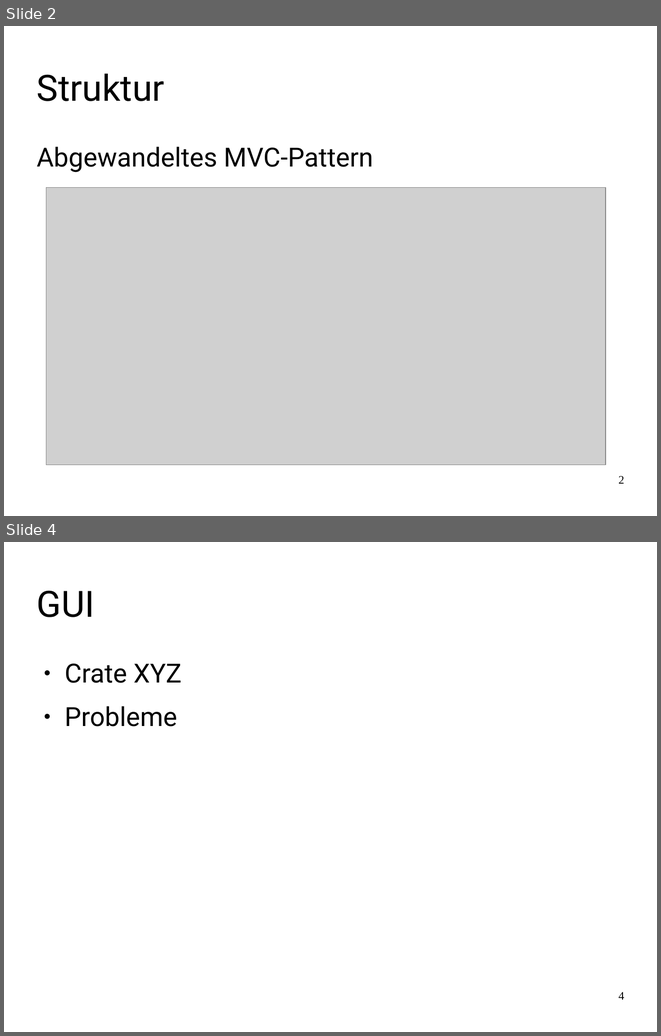
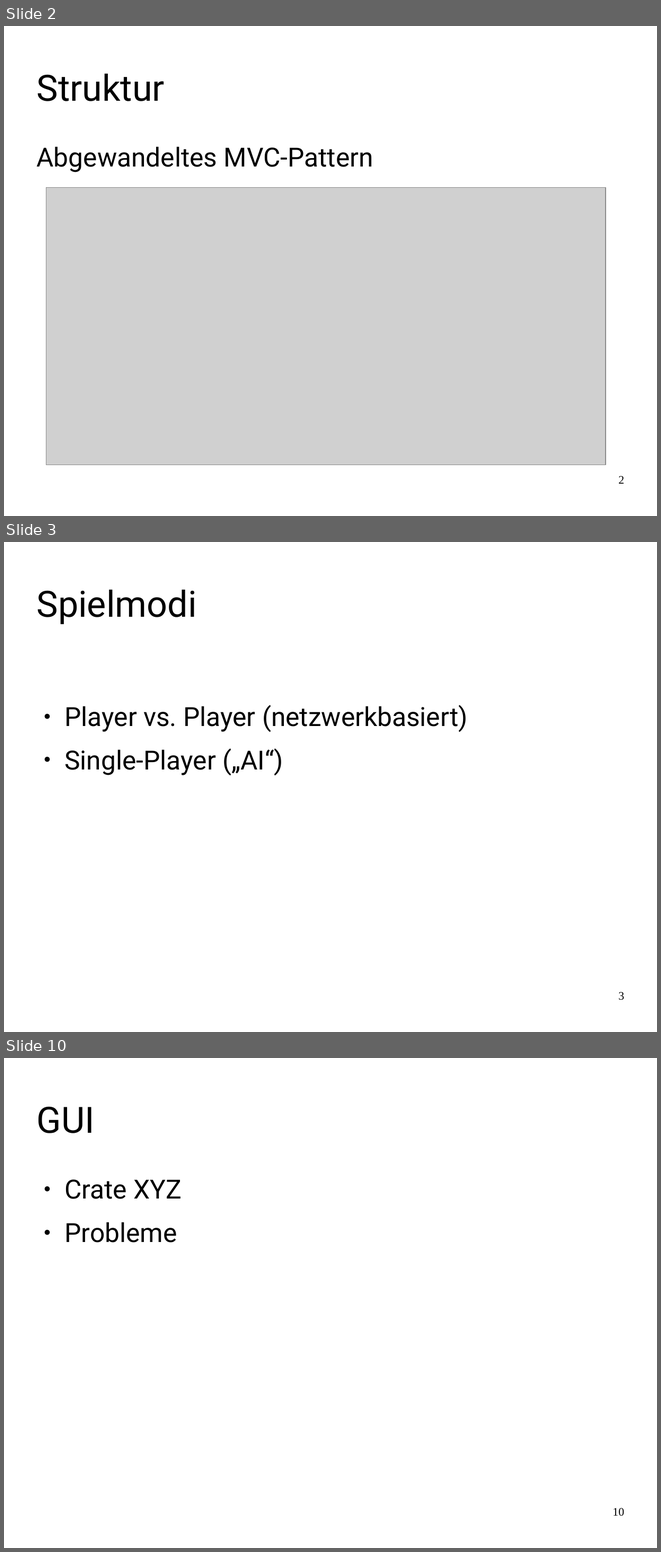
Before and after one commit to FamkeLamberti/battleship-presentation, a slide deck: Abschlusspraesentation_SchiffeVersenken.odp. Shown one above the other, each under a label of ours: slides 2 and 4 before the commit, slides 2, 3 and 10 after it; the slides between them are not shown. The pictures are 661x1036 and 661x1552 pixels, drawn with LibreOffice and Linux fonts; fonts in the diff are those of the drawing; grey boxes stand for pictures. Boxes give left, top, right and bottom in pixels: in the first picture for what was removed or moved away, otherwise in the second. Text is boxed around its words. In the diff, an @@ line names an element or a change of style, - is before the commit and + after.

```diff
--- a/Abschlusspraesentation_SchiffeVersenken.odp
+++ b/Abschlusspraesentation_SchiffeVersenken.odp
@@ slide 3 added at [4, 542, 657, 1032], background #FFFFFF @@
@@ title added at [37, 589, 197, 624], 44 pt, text #000000 @@
+Spielmodi
@@ text added at [64, 705, 468, 775], 32 pt, text #000000 @@
+● Player vs. Player (netzwerkbasiert)
+● Single-Player („AI“)
@@ page number added at [618, 991, 624, 1000], 14 pt, text #000000 @@
+3
@@ what was slide 4 is now slide 10 @@
@@ page number at [612, 1507, 624, 1516]: text changed @@
-4
+10
```
Also in this commit, not shown: 1 slide changed, 5 other slides added.
